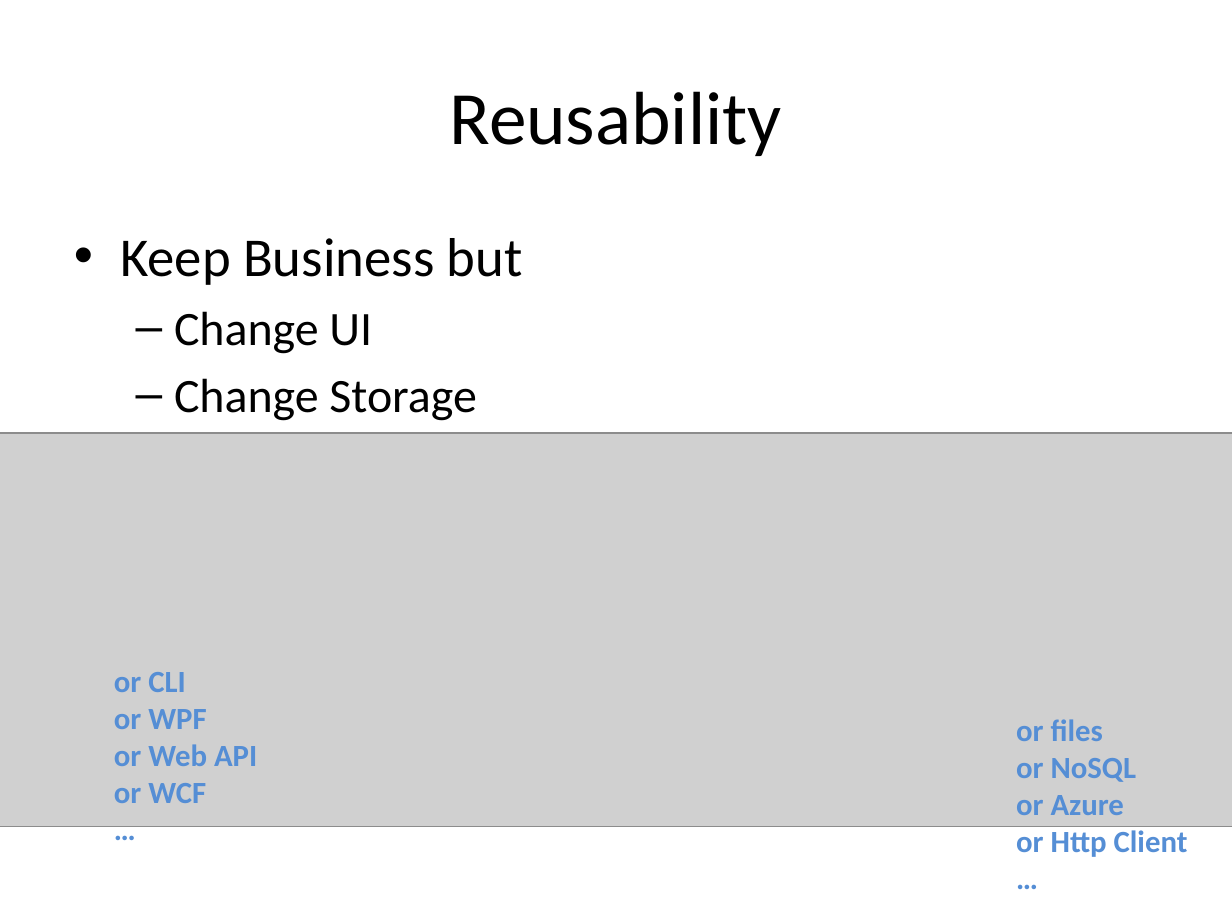
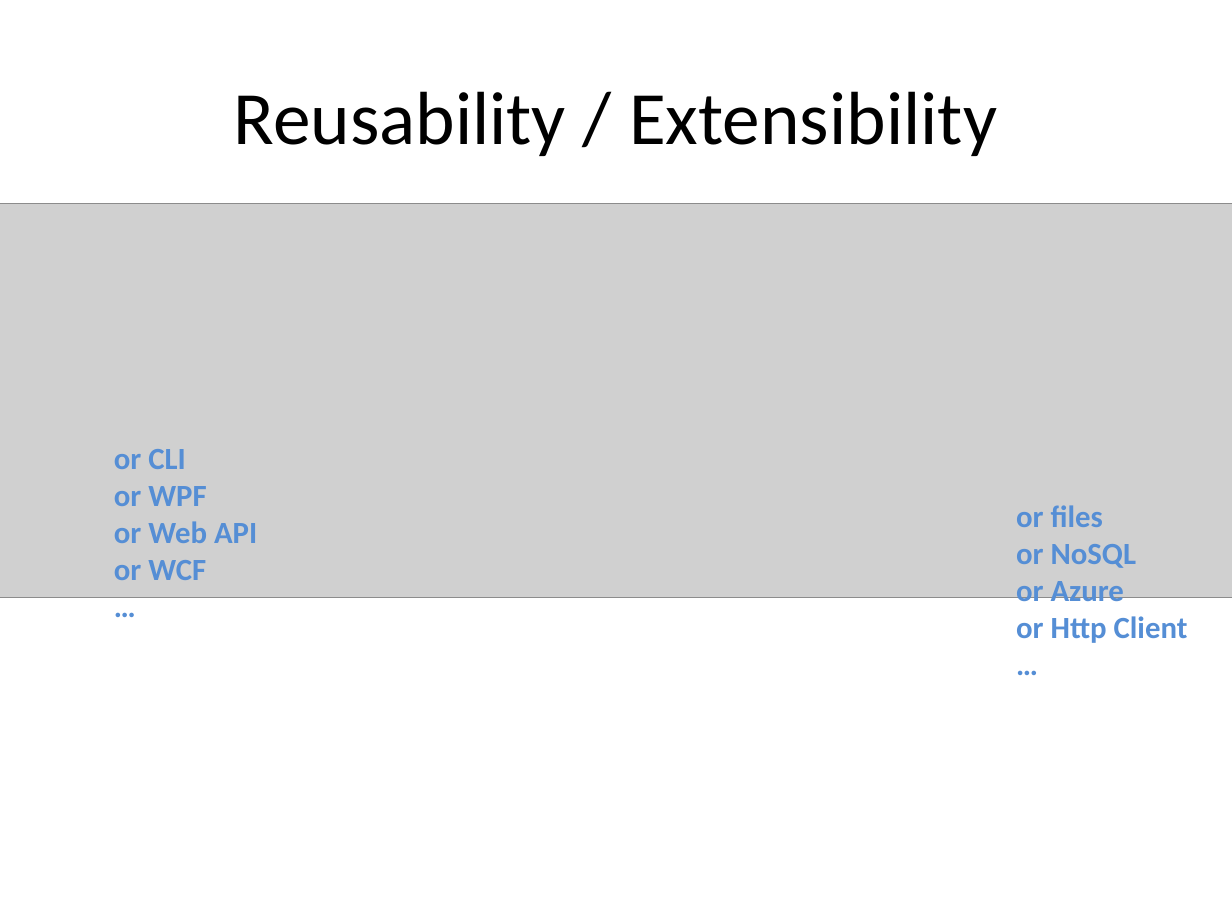
Before and after one commit to tsimbalar/DependencyInjectionTheRightWay, a slide deck: slide 33 of Dependency Injection - the right way.pptx (slide 32 before the commit). Drawn at 1232x924 pixels with LibreOffice and Linux fonts; fonts in the diff are those of the drawing; grey boxes stand for pictures. Boxes give left, top, right and bottom in pixels: in the first picture for what was removed or moved away, otherwise in the second. Text is boxed around its words. In the diff, an @@ line names an element or a change of style, - is before the commit and + after.

```diff
--- a/Dependency Injection - the right way.pptx
+++ b/Dependency Injection - the right way.pptx
@@ title at (233, 91, 997, 156): text changed @@
-Reusability
+Reusability / Extensibility
@@ picture: place and size @@
-picture at (0, 432, 1232, 827)
+picture at (0, 203, 1232, 598)
@@ text removed at (120, 238, 523, 421) @@
-• Keep Business but
-  – Change UI
-  – Change Storage
@@ text "or CLI": place and size @@
-text "or CLI" at (114, 672, 257, 803)
+text "or CLI" at (114, 449, 257, 580)
@@ text "or files": place and size @@
-text "or files" at (1016, 719, 1188, 857)
+text "or files" at (1016, 505, 1188, 643)
```
Also in this commit, not shown: 17 other slides changed, 1 slide added.
